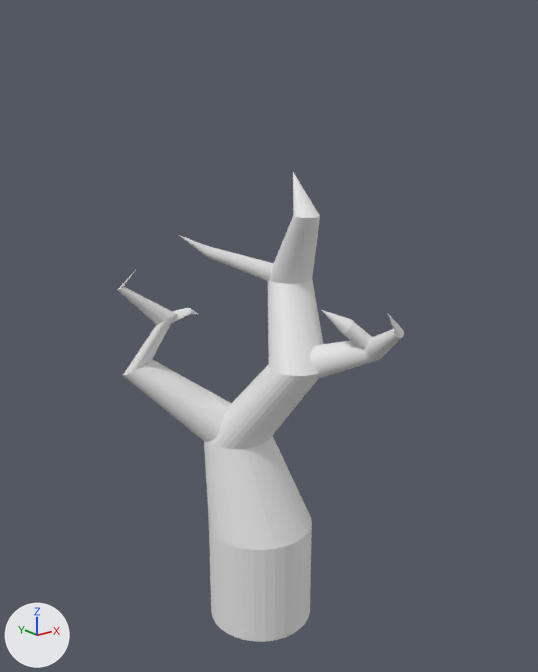
A saved change to the Blender file env_tree_rileySteptoe_v01.blend.
One viewpoint serves both versions: a camera (50 mm lens) standing at (-7.87, -10.11, 8.77) and looking at (-0.05, -0.34, 4.86). Arrows for +X, +Y and +Z are at lower left; the lights stay in place. The first picture is the older version.

Objects in the first picture: 'Trunk'.
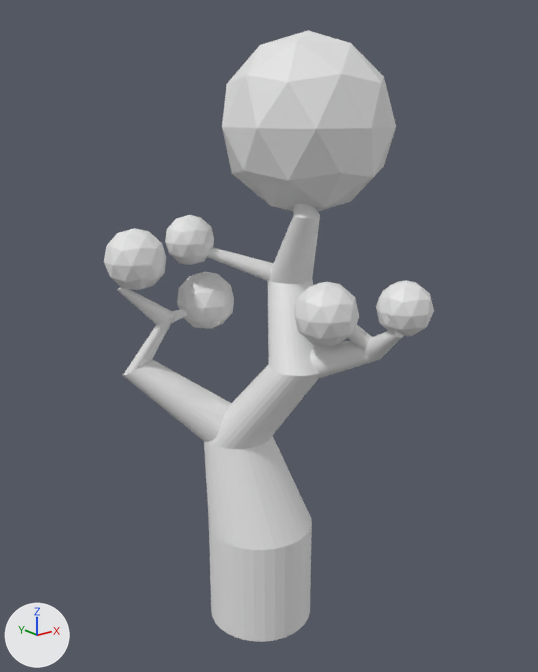
Commit message: Added the leaves

Pixel boxes (x1, y1, x2, y2) of what changed, in the pictures (538 x 672 px):
```json
{"object": "Leaf-3", "change": "added", "after": [222, 30, 396, 211]}
{"object": "Leaf-2", "change": "added", "after": [294, 282, 359, 346]}
{"object": "Leaf-6", "change": "added", "after": [104, 228, 167, 290]}
{"object": "Leaf-5", "change": "added", "after": [177, 272, 234, 329]}
{"object": "Leaf-1", "change": "added", "after": [376, 281, 434, 336]}
{"object": "Leaf-4", "change": "added", "after": [165, 215, 214, 265]}
```

Edits to the scene script, one JSON object a line:
```json
{"op": "add", "block": "me_icosphere_005", "code": ["me_icosphere_005 = bpy.data.meshes.new('Icosphere.005')", "me_icosphere_005.from_pydata(...)  # an icosphere of 80 faces spanning x -0.95..0.95, y -1.0..1.0, z -1.0..1.0"]}
{"op": "add", "block": "ob_leaf_6", "code": ["ob_leaf_6 = bpy.data.objects.new('Leaf-6', me_icosphere_005)", "ob_leaf_6.location = (-1.66, 1.39, 6.15)", "ob_leaf_6.scale = (0.55, 0.55, 0.55)"]}
{"op": "add", "block": "ob_leaf_5", "code": ["ob_leaf_5 = bpy.data.objects.new('Leaf-5', me_icosphere_005.copy())", "ob_leaf_5.location = (-0.37, 1.16, 5.25)", "ob_leaf_5.scale = (0.55, 0.55, 0.55)"]}
{"op": "add", "block": "ob_leaf_4", "code": ["ob_leaf_4 = bpy.data.objects.new('Leaf-4', me_icosphere_005.copy())", "ob_leaf_4.location = (-0.72, 1.08, 6.43)", "ob_leaf_4.scale = (0.45, 0.45, 0.45)"]}
{"op": "add", "block": "ob_leaf_3", "code": ["ob_leaf_3 = bpy.data.objects.new('Leaf-3', me_icosphere_005.copy())", "ob_leaf_3.location = (0.82, -0.26, 8.39)", "ob_leaf_3.scale = (1.5, 1.5, 1.5)"]}
{"op": "add", "block": "ob_leaf_2", "code": ["ob_leaf_2 = bpy.data.objects.new('Leaf-2', me_icosphere_005.copy())", "ob_leaf_2.location = (0.31, -1.4, 5.42)", "ob_leaf_2.scale = (0.55, 0.55, 0.55)"]}
{"op": "add", "block": "ob_leaf_1", "code": ["ob_leaf_1 = bpy.data.objects.new('Leaf-1', me_icosphere_005.copy())", "ob_leaf_1.location = (0.81, -2.64, 5.7)", "ob_leaf_1.scale = (0.45, 0.45, 0.45)"]}
```
